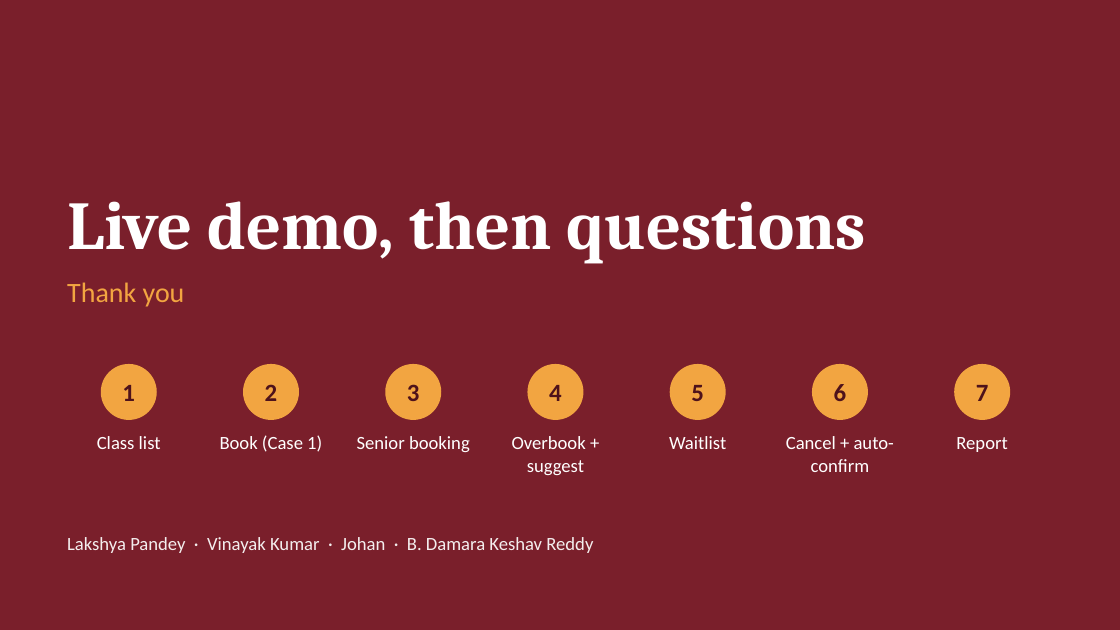
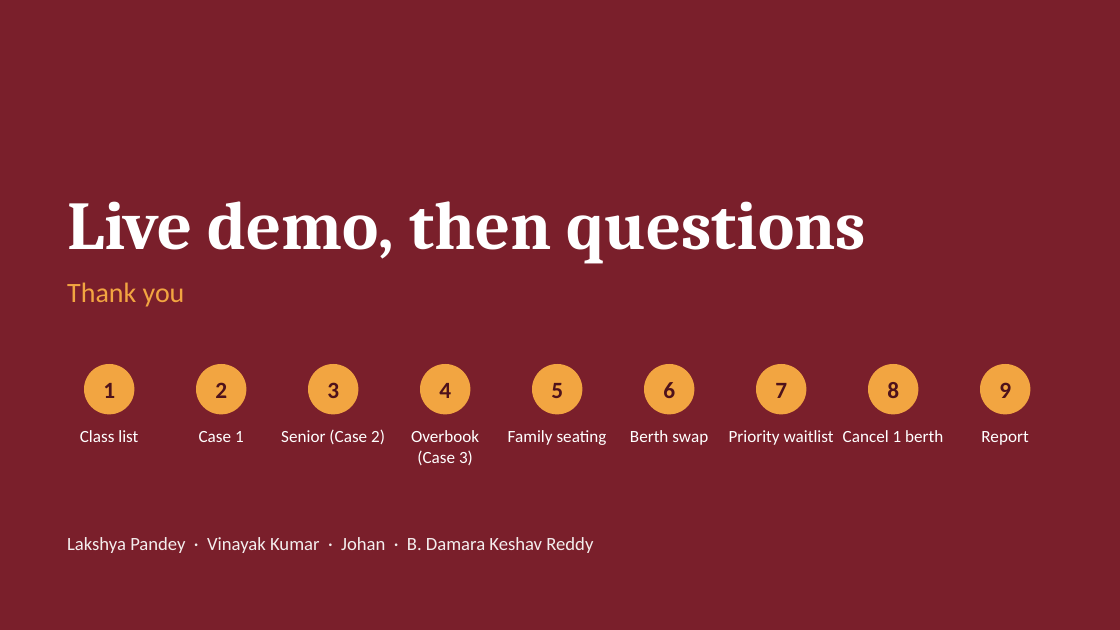
Before and after one commit to pandeylakshya207-max/RailYatra, a slide deck: slide 10 of RailYatra_Presentation.pptx. Drawn at 1120x630 pixels with LibreOffice and Linux fonts; fonts in the diff are those of the drawing. Boxes give left, top, right and bottom in pixels: in the first picture for what was removed or moved away, otherwise in the second. Text is boxed around its words. In the diff, an @@ line names an element or a change of style, - is before the commit and + after.

Commit message:
Add family seating, automatic berth swap, priority waitlist, choose-berth cancel, web app and Render deploy

```diff
--- a/RailYatra_Presentation.pptx
+++ b/RailYatra_Presentation.pptx
@@ text "1": place and size @@
-text "1" at [122,385,135,401]
+text "1" at [103,383,115,398]
@@ ellipse: place and size @@
-ellipse at [101,364,157,420]
+ellipse at [84,364,134,414]
@@ text "2": place and size @@
-text "2" at [265,384,278,401]
+text "2" at [215,382,227,398]
@@ ellipse: place and size @@
-ellipse at [243,364,299,420]
+ellipse at [196,364,246,414]
@@ text "3": place and size @@
-text "3" at [407,384,420,401]
+text "3" at [327,382,339,398]
@@ ellipse added at [308,364,358,414], fill #F2A541 @@
@@ text "4": place and size @@
-text "4" at [549,385,562,401]
+text "4" at [439,383,451,398]
@@ ellipse: place and size @@
-ellipse at [385,364,441,420]
+ellipse at [420,364,470,414]
@@ text "5": place and size @@
-text "5" at [691,385,704,401]
+text "5" at [551,383,563,398]
@@ ellipse: place and size @@
-ellipse at [528,364,584,420]
+ellipse at [532,364,582,414]
@@ text "6": place and size @@
-text "6" at [834,384,847,401]
+text "6" at [663,382,675,398]
@@ ellipse: place and size @@
-ellipse at [670,364,726,420]
+ellipse at [644,364,694,414]
@@ size 16 to 15 pt in 7 elements at [103,383,115,398], [215,382,227,398], [327,382,339,398], [439,383,451,398], [551,383,563,398], [663,382,675,398], [775,383,787,398] @@
@@ text "7": place and size @@
-text "7" at [976,385,989,401]
+text "7" at [775,383,787,398]
@@ ellipse added at [756,364,806,414], fill #F2A541 @@
@@ ellipse: place and size @@
-ellipse at [812,364,868,420]
+ellipse at [868,364,918,414]
@@ text added at [887,382,899,398], 15 pt, text #4E121B, bold @@
+8
@@ ellipse: place and size @@
-ellipse at [954,364,1010,420]
+ellipse at [980,364,1030,414]
@@ text added at [999,382,1011,398], 15 pt, text #4E121B, bold @@
+9
@@ text "Class list": place and size @@
-text "Class list" at [97,436,161,449]
+text "Class list" at [80,430,138,442]
@@ text "Class list" at [80,430,138,442]: size 12 to 11 pt @@
@@ text at [199,431,244,442]: text changed; size 12 to 11 pt @@
-Book (Case 1)
+Case 1
@@ text at [281,429,385,444]: text changed; size 12 to 11 pt @@
-Senior booking
+Senior (Case 2)
@@ text at [411,430,479,465]: text changed; size 12 to 11 pt @@
-Overbook + suggest
+Overbook (Case 3)
@@ text added at [508,430,607,445], 11 pt, text #FFFFFF @@
+Family seating
@@ text added at [630,430,708,445], 11 pt, text #FFFFFF @@
+Berth swap
@@ text at [729,430,834,445]: text changed; size 12 to 11 pt @@
-Waitlist
+Priority waitlist
@@ text at [843,430,943,442]: text changed; size 12 to 11 pt @@
-Cancel + auto-confirm
+Cancel 1 berth
@@ text "Report" at [981,431,1028,445]: size 12 to 11 pt @@
@@ text "Report": place and size @@
-text "Report" at [956,437,1007,452]
+text "Report" at [981,431,1028,445]
```
Also in this commit, not shown: 5 other slides changed, 18 other files.
